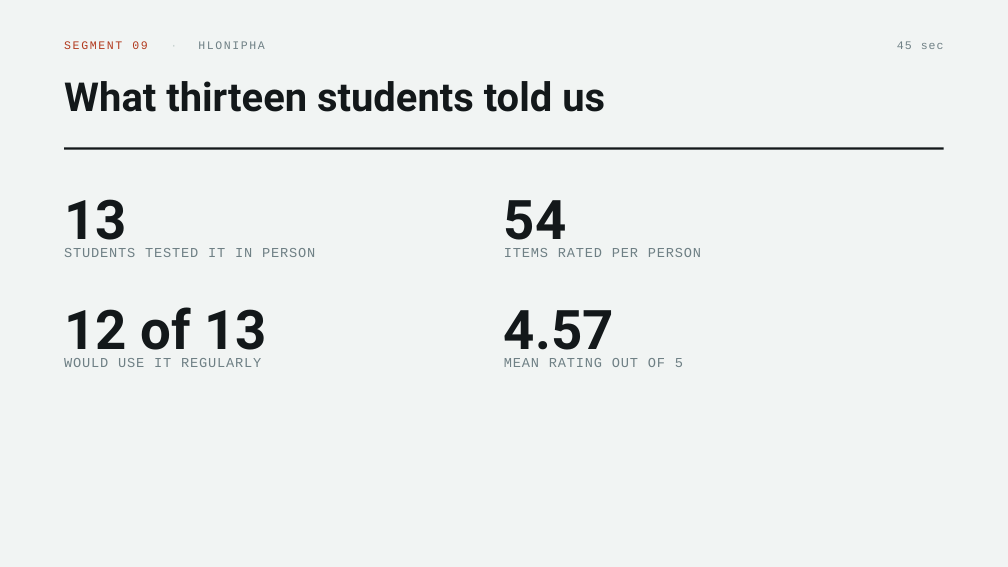
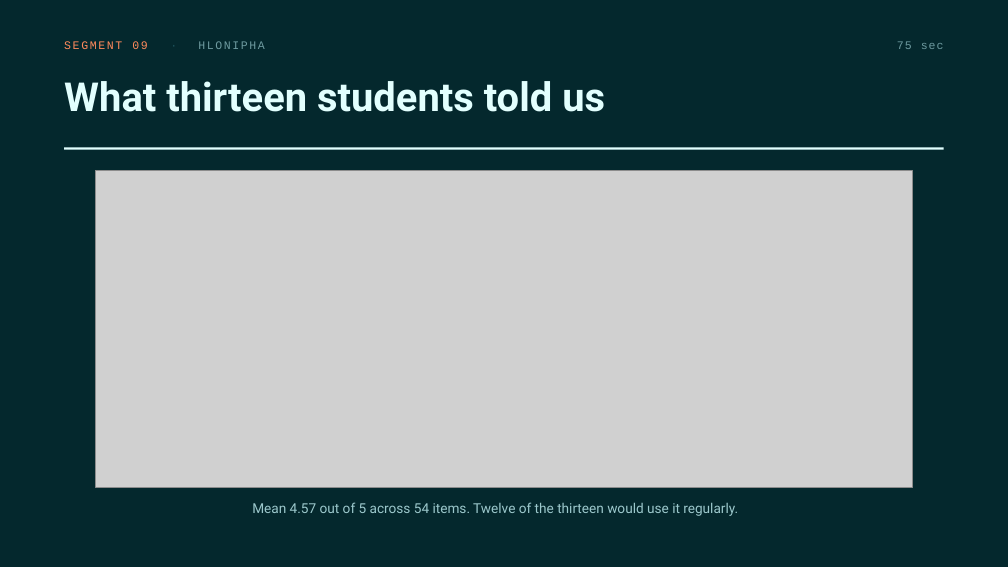
Before and after one commit to victorSam-Ehumadu/Hops_Project, a slide deck: slide 27 of docs/Group 18 Presentation.pptx (slide 23 before the commit). Drawn at 1008x567 pixels with LibreOffice and Linux fonts; fonts in the diff are those of the drawing; grey boxes stand for pictures. Boxes give left, top, right and bottom in pixels: in the first picture for what was removed or moved away, otherwise in the second. Text is boxed around its words. In the diff, an @@ line names an element or a change of style, - is before the commit and + after.

```diff
--- a/docs/Group 18 Presentation.pptx
+++ b/docs/Group 18 Presentation.pptx
@@ background #F1F4F3 to #04282D @@
@@ text "SEGMENT 09 · HLONIPHA" at [64,41,265,49]: text colour #B23A1E to #FF8A5C in "SEGMENT 09"; text colour #C9D3D1 to #1C5059 in "·"; text colour #6F8085 to #6E9BA0 in "HLONIPHA" @@
@@ text at [897,41,944,49]: text changed; text colour #6F8085 to #6E9BA0 @@
-45 sec
+75 sec
@@ text "What thirteen students told us" at [64,81,605,112]: text colour #13181A to #E2FFFE @@
@@ rectangle at [64,147,944,150]: fill #13181A to #E2FFFE @@
@@ picture added at [96,170,913,488] @@
@@ text removed at [64,199,127,253] @@
-13
@@ text removed at [504,200,567,253] @@
-54
@@ text removed at [64,248,315,257] @@
-STUDENTS TESTED IT IN PERSON
@@ text removed at [504,248,701,257] @@
-ITEMS RATED PER PERSON
@@ text removed at [64,307,267,362] @@
-12 of 13
@@ text removed at [504,310,614,362] @@
-4.57
@@ text removed at [64,358,261,367] @@
-WOULD USE IT REGULARLY
@@ text removed at [504,358,683,367] @@
-MEAN RATING OUT OF 5
@@ text added at [252,502,738,516], 13 pt, text #9CC8CC @@
+Mean 4.57 out of 5 across 54 items. Twelve of the thirteen would use it regularly.
```
Also in this commit, not shown: 31 other slides changed, 6 slides added, 1 slide removed, 1 other file.
